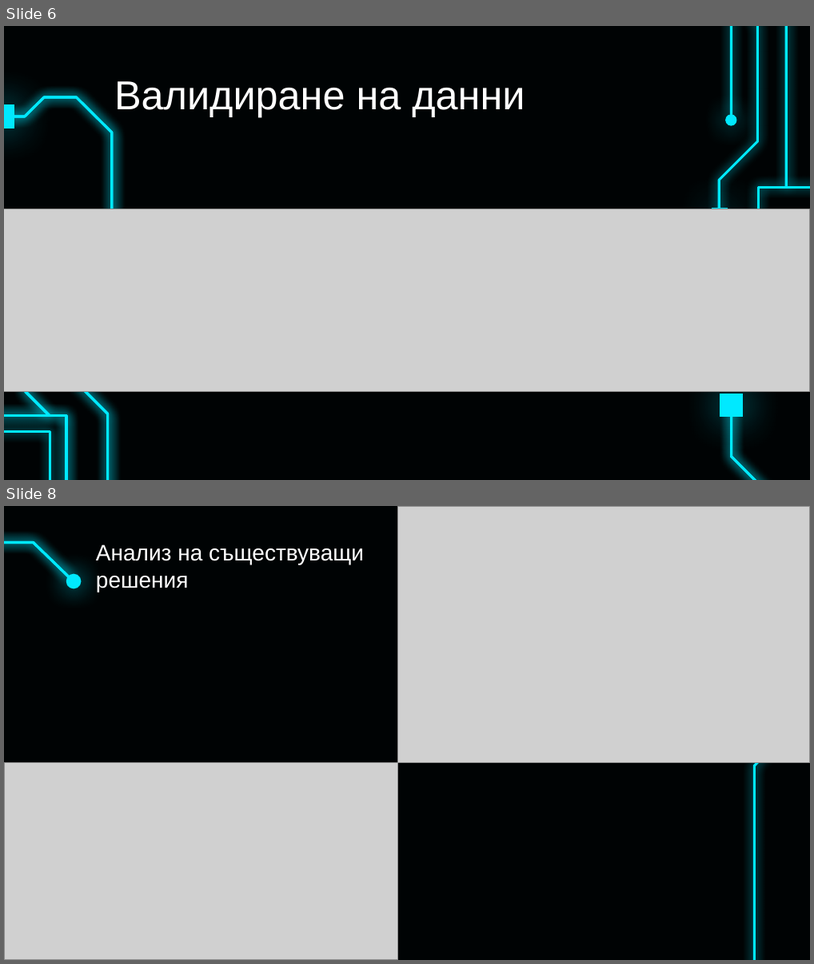
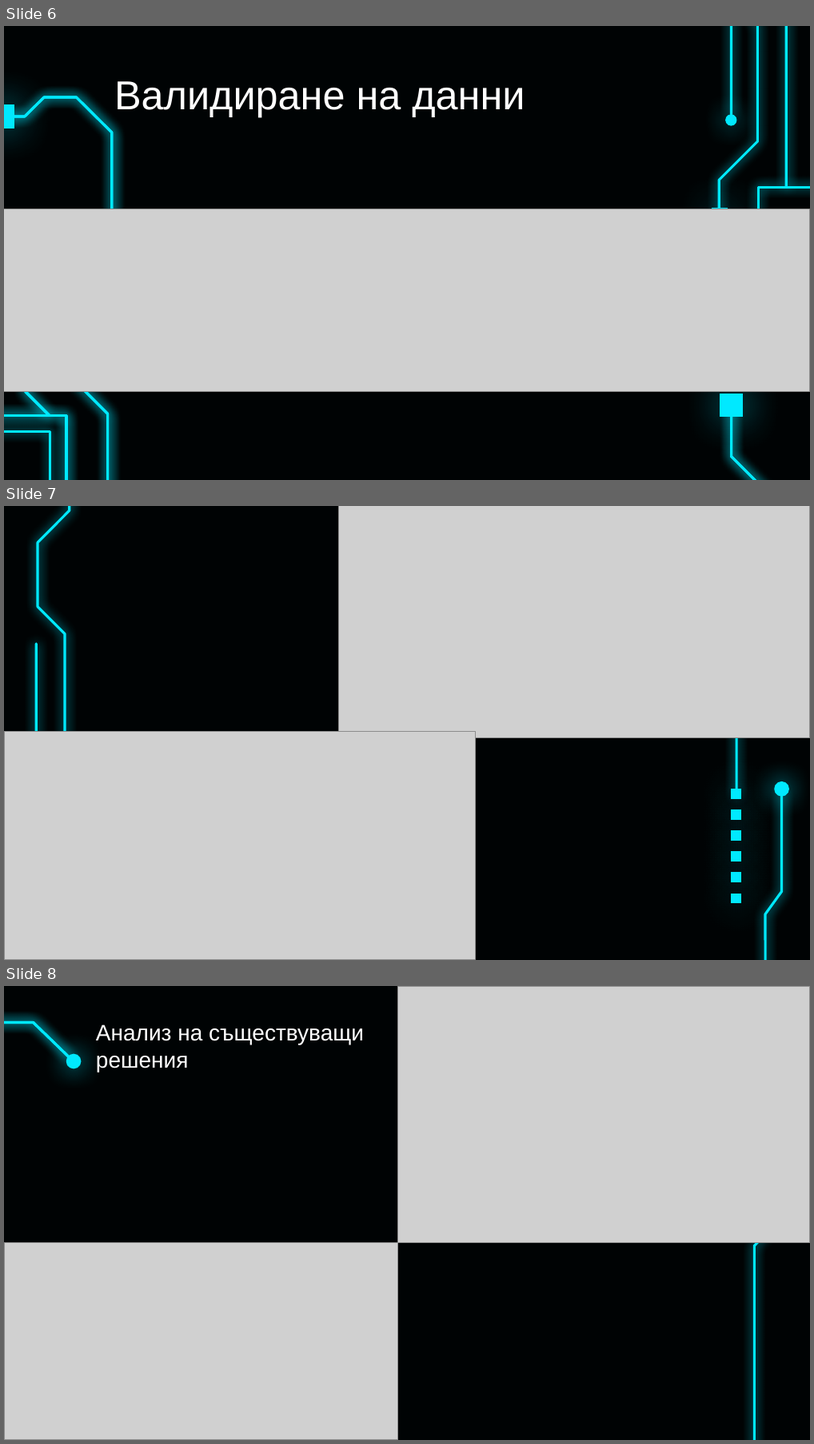
Before and after one commit to pgee-dzi2024/Theme_2503, a slide deck: dr/Защита- теория.pptx. Shown one above the other, each under a label of ours: slides 6 and 8 before the commit, slides 6, 7 and 8 after it; the slides between them are not shown. The pictures are 814x964 and 814x1444 pixels, drawn with LibreOffice and Linux fonts; fonts in the diff are those of the drawing; grey boxes stand for pictures. Boxes give left, top, right and bottom in pixels: in the first picture for what was removed or moved away, otherwise in the second. Text is boxed around its words. In the diff, an @@ line names an element or a change of style, - is before the commit and + after.

```diff
--- a/dr/Защита- теория.pptx
+++ b/dr/Защита- теория.pptx
@@ slide 7 added at [4,506,810,960], background #000304 @@
@@ picture added at [338,506,810,737] @@
@@ picture added at [4,731,476,959] @@
@@ freeform shape added at [766,792,782,960], outline #00E9FF 2.25 pt @@
@@ ellipse added at [776,782,789,795], fill #00E9FF, outline #00E9FF 1.5 pt @@
@@ group added at [731,506,810,904]: 17 freeform shapes @@
@@ group added at [4,506,80,960]: 5 freeform shapes @@
```
Also in this commit, not shown: 1 slide changed, 2 other slides added, 3 slides removed, 1 other file.
